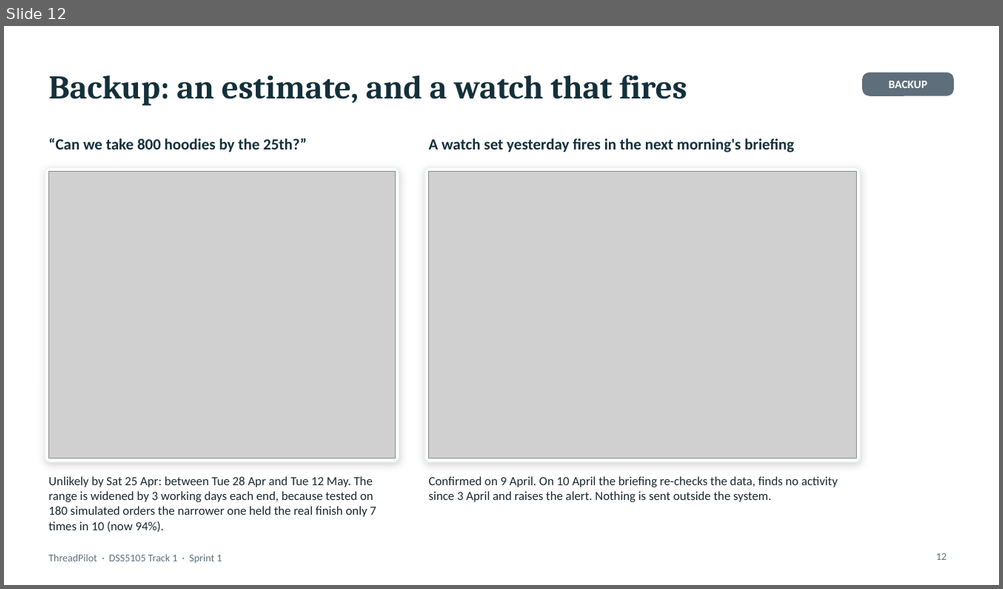
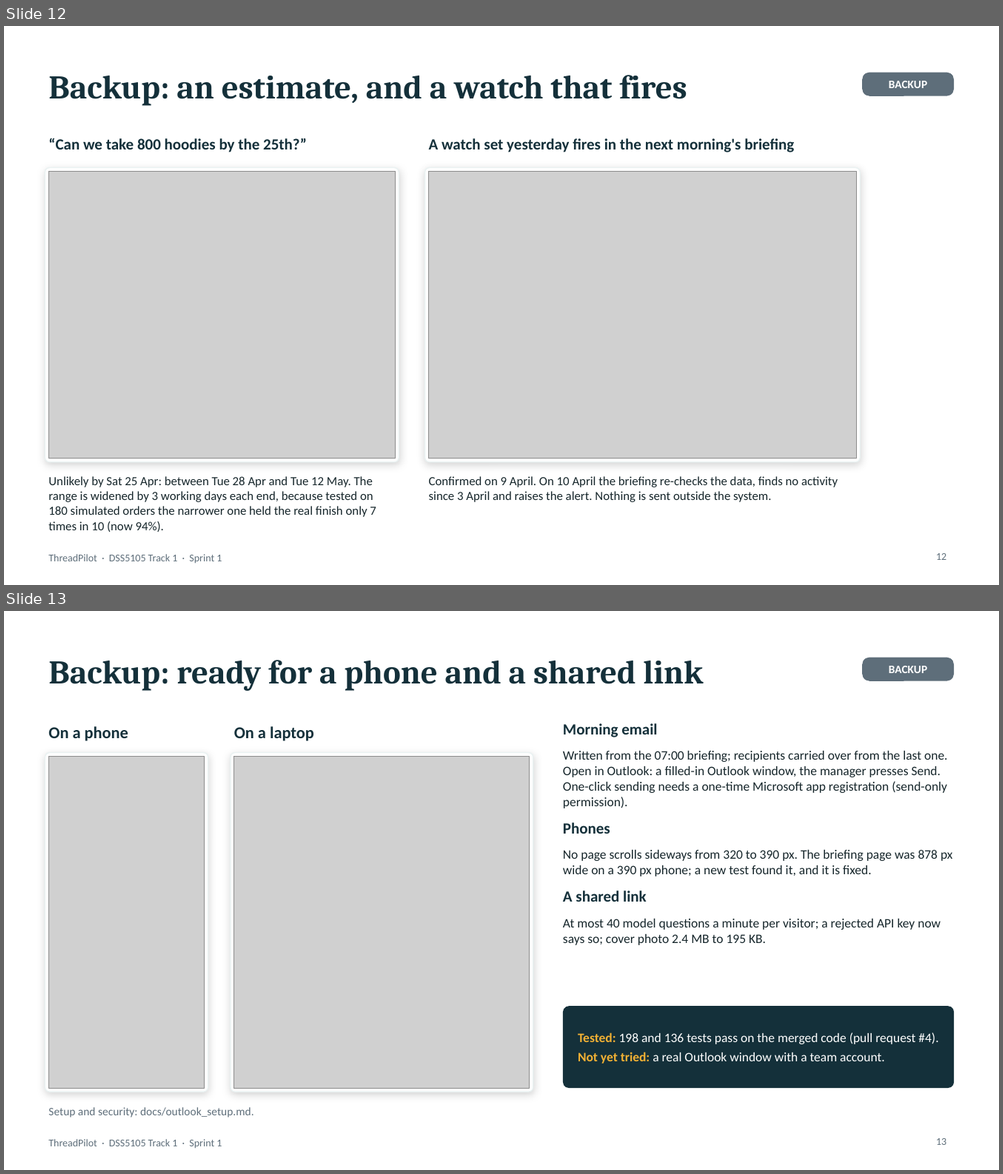
Before and after one commit to footoonming/DSS5105_fork, a slide deck: threadpilot/docs/presentation/Presentation_GroupNN_Sprint1.pptx. Shown one above the other, each under a label of ours: slide 12 before the commit, slides 12 and 13 after it. The pictures are 1003x589 and 1003x1174 pixels, drawn with LibreOffice and Linux fonts; fonts in the diff are those of the drawing; grey boxes stand for pictures. Boxes give left, top, right and bottom in pixels: in the first picture for what was removed or moved away, otherwise in the second. Text is boxed around its words. In the diff, an @@ line names an element or a change of style, - is before the commit and + after.

```diff
--- a/threadpilot/docs/presentation/Presentation_GroupNN_Sprint1.pptx
+++ b/threadpilot/docs/presentation/Presentation_GroupNN_Sprint1.pptx
@@ slide 13 added at [4,611,999,1170], background #FFFFFF; not listed: 1 template element that a slide beside it also shows @@
@@ title added at [48,660,703,691], 32 pt, text #14303A, bold @@
+Backup: ready for a phone and a shared link
@@ rounded rectangle added at [862,658,954,681], fill #5E6E7A, 11 pt, text #FFFFFF, bold @@
+BACKUP
@@ text added at [48,726,128,741], 16 pt, text #14303A, bold @@
+On a phone
@@ text added at [234,726,314,741], 16 pt, text #14303A, bold @@
+On a laptop
@@ text added at [563,723,952,945], 12.5 pt, text #16262B @@
+Morning email
+Written from the 07:00 briefing; recipients carried over from the last one. Open in Outlook: a filled-in Outlook window, the manager presses Send. One-click sending needs a one-time Microsoft app registration (send-only permission).
+Phones
+No page scrolls sideways from 320 to 390 px. The briefing page was 878 px wide on a 390 px phone; a new test found it, and it is fixed.
+A shared link
+At most 40 model questions a minute per visitor; a rejected API key now says so; cover photo 2.4 MB to 195 KB.
@@ rounded rectangle added at [45,753,208,1092], fill #FFFFFF, outline #EAF2F2 1 pt @@
@@ picture added at [48,757,204,1088] @@
@@ rounded rectangle added at [230,753,533,1092], fill #FFFFFF, outline #EAF2F2 1 pt @@
@@ picture added at [234,757,529,1088] @@
@@ rounded rectangle added at [563,1006,954,1088], fill #14303A @@
@@ text added at [578,1033,938,1064], 12.5 pt, text #FFFFFF @@
+Tested: 198 and 136 tests pass on the merged code (pull request #4).
+Not yet tried: a real Outlook window with a team account.
@@ text added at [48,1108,254,1118], 11 pt, text #5E6E7A @@
+Setup and security: docs/outlook_setup.md.
@@ page number added at [936,1139,946,1145], 10 pt, text #5E6E7A @@
+13
```
Also in this commit, not shown: 4 slides changed, 5 other files.
